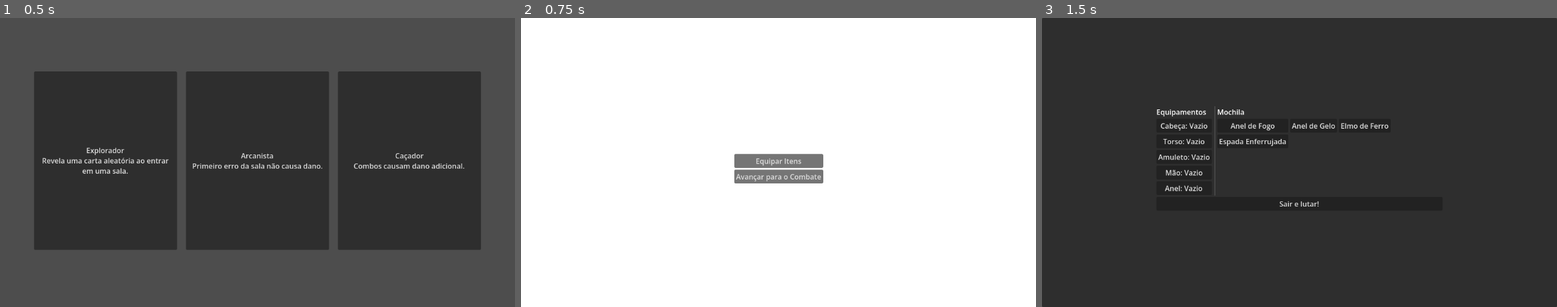
Above: before the commit, frames 1-3 (left to right).
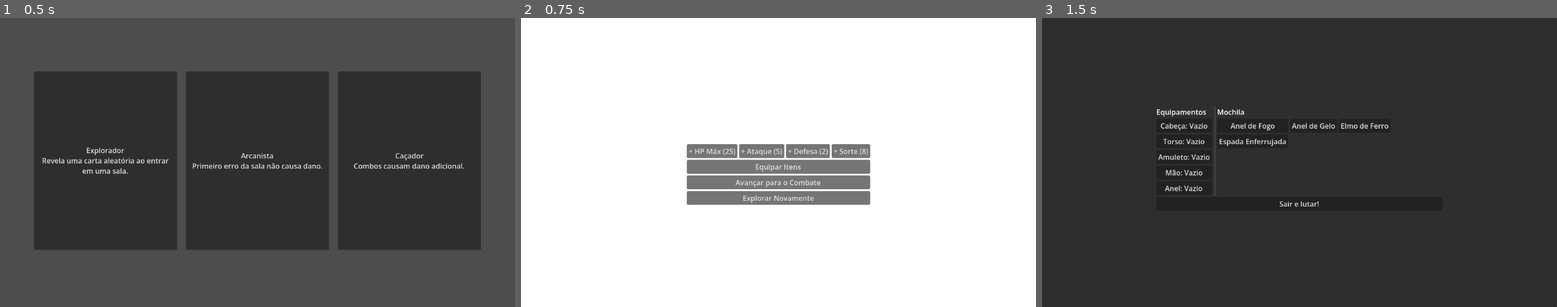
Above: after the commit, the same moments.

Repository: Italojztrindade/echo
Game: Godot game, scene res://scenes/CharacterSelect.tscn
Same seed, same stepped clock (60 frames per second), same inputs: the game is played once before the commit and once after it.
Inputs:
- Up to frame 1 (0.5 s): no input
- Up to frame 2 (0.75 s): click "Explorador Revela uma carta a…" at 0.5 s
- Up to frame 3 (1.5 s): click "Equipar Itens" at 1.25 s

Frame 1 is identical in both runs. In frame 2, 6.1% of the frame differs, in the area x 32-68%, y 43-65%; in frame 3, nothing differs.

Commit message:
desenvolvimento
implementação de repetição de salas e log do combate.

Diff:
--- a/PreparationScreen.gd
+++ /dev/null
@@ -1,17 +0,0 @@
-extends Control
-
-@onready var inventory_button = %InventoryButton
-@onready var start_combat_button = %StartCombatButton
-
-func _ready() -> void:
-	# Conecta os botões ao fluxo
-	inventory_button.pressed.connect(_on_open_inventory)
-	start_combat_button.pressed.connect(_on_start_combat)
-
-func _on_open_inventory() -> void:
-	# Carrega a cena da mochila
-	get_tree().change_scene_to_file("res://scenes/InventoryScreen.tscn")
-
-func _on_start_combat() -> void:
-	# Carrega a cena do tabuleiro
-	get_tree().change_scene_to_file("res://scenes/Board.tscn")
--- a/core/CombatManager.gd
+++ b/core/CombatManager.gd
@@ -87,11 +87,13 @@
 	_processing_turn = true
 	if _current_enemy_data != null and _enemy_current_hp > 0:
 		_gain_energy(1)
-		_deal_damage_to_enemy(_base_player_damage)
+		_deal_damage_to_enemy(_player_data.stats.base_attack)
 		print("Sucesso! Processou apenas MATCH.")
 
 	# Espera a engine virar para o próximo frame (milissegundos) e então destrava
 	await get_tree().process_frame
+	if not is_inside_tree():
+		return
 	_processing_turn = false
 	_ability_used_this_turn = false
 
@@ -133,41 +135,41 @@
 func _deal_damage_to_enemy(amount: int) -> void:
 	# 1. Dano Base (Ataque natural + Equipamentos)
 	var bonus_damage = InventoryManager.get_total_modifier("damage")
-	# Transformamos em FLOAT para não perder casas decimais durante as multiplicações
-	var dano_calculado: float = float(amount + bonus_damage)
+	var subtotal_inicial = amount + bonus_damage
+	var dano_calculado: float = float(subtotal_inicial)
 
 	print("\n--- INÍCIO DO CÁLCULO DE DANO ---")
-	print("Base: ", amount, " | Bônus Equip: ", bonus_damage, " | Subtotal: ", dano_calculado)
+	print("Base: %d | Bônus Equip: %d | Subtotal: %.1f" % [amount, bonus_damage, dano_calculado])
 
 	# 2. Multiplicador do Caçador
 	if _hunter_energy_consumed > 0:
 		var multiplicador_cacador = 1.0 + (float(_hunter_energy_consumed) * 0.1)
 		dano_calculado *= multiplicador_cacador
 		_hunter_energy_consumed = 0 # Reseta o multiplicador
-		print("Passiva Caçador (x", multiplicador_cacador, ") -> Subtotal: ", dano_calculado)
+		print("Passiva Caçador (x%.1f) -> Subtotal: %.1f" % [multiplicador_cacador, dano_calculado])
 
 	# 3. Multiplicador de Crítico (Sorte)
-	var player_luck = 10 # Temporário até o CharacterStats.gd
+	var player_luck = _player_data.stats.base_luck # Temporário até o CharacterStats.gd
 	var is_critical = (randi() % 100) < player_luck
 	if is_critical:
 		dano_calculado *= 1.5 # Crítico causa 50% de dano extra
-		print("ACERTO CRÍTICO! (x1.5) -> Subtotal: ", dano_calculado)
+		print("ACERTO CRÍTICO! (x1.5) -> Subtotal: %.1f" % dano_calculado)
 
 	# 4. Multiplicador Especial (Se ativado)
 	if _special_active_this_turn:
 		dano_calculado *= 2.0
 		_special_active_this_turn = false # Consome o brilho do botão
-		print("ATAQUE ESPECIAL! (x2.0) -> Subtotal: ", dano_calculado)
+		print("ATAQUE ESPECIAL! (x2.0) -> Subtotal: %.1f" % dano_calculado)
 
 	# 5. Fechamento: Defesa Inimiga e Conversão para Inteiro
-	var enemy_defense = 2 # Temporário
+	var enemy_defense = _current_enemy_data.stats.base_defense # Temporário
 
 	# Agora sim convertemos o montante total de volta para Int e subtraímos a defesa
 	var final_damage: int = int(dano_calculado) - enemy_defense
 	final_damage = max(1, final_damage) # Garante que cause no mínimo 1 de dano
 
-	print("Defesa Inimiga: -", enemy_defense, " | DANO FINAL APLICADO: ", final_damage)
-	print("---------------------------------\n")
+	print("Defesa Inimiga: %d | DANO FINAL APLICADO: %d" % [enemy_defense, final_damage])
+	print("-----------------------------------\n")
 
 	# 6. Subtrai o HP real e trava no zero
 	_enemy_current_hp -= final_damage
--- a/core/RunManager.gd
+++ b/core/RunManager.gd
@@ -3,7 +3,7 @@
 var current_player: PlayerData = null
 var current_player_hp: int = 0
 var has_special_stored: bool = false
-var current_floor: int = 1
+var current_floor: int = 0
 
 # --- POOLS DE INIMIGOS POR DIFICULDADE ---
 # Preload garante que o arquivo já esteja carregado na memória para evitar travamentos na hora de instanciar
@@ -37,10 +37,10 @@
 
 # Método chamado pela tela de seleção para inicializar a sessão
 func start_new_run(player_data: PlayerData) -> void:
-	current_player = player_data
+	current_player = player_data.duplicate(true)
 	current_player_hp = player_data.stats.max_hp
 	CombatManager.reset_combat_state()
-	current_floor = 1
+	current_floor = 0
 
 	get_tree().change_scene_to_file("res://scenes/PreparationScreen.tscn")
 
@@ -71,12 +71,10 @@
 # Retorna o inimigo do andar atual (faz um loop na lista se chegarmos ao fim)
 
 func _on_enemy_defeated() -> void:
-	current_floor += 1
-	print("Inimigo derrotado! Avançando para o andar ", current_floor)
+	print("Inimigo derrotado! Retornando ao Acampamento...")
 
-	# Aguarda um breve momento para o jogador ver o inimigo morrer, depois recarrega a sala
-	# await get_tree().create_timer(1.5).timeout
-	# get_tree().reload_current_scene()
+	# Retorna o jogador para a Sala de Preparação (onde ele escolhe se avança ou repete)
+	get_tree().change_scene_to_file("res://scenes/PreparationScreen.tscn")
 
 func reset_run() -> void:
 	current_floor = 1
--- a/data/status_aranha.tres
+++ b/data/status_aranha.tres
@@ -8,4 +8,5 @@
 base_attack = 4
 base_defense = 1
 max_mp = 3
+xp_reward = 30
 metadata/_custom_type_script = "uid://c17xjpglpupvk"
--- a/data/status_esqueleto.tres
+++ b/data/status_esqueleto.tres
@@ -9,4 +9,5 @@
 base_defense = 3
 base_luck = 12
 max_mp = 4
+xp_reward = 60
 metadata/_custom_type_script = "uid://c17xjpglpupvk"
--- a/data/status_goblin.tres
+++ b/data/status_goblin.tres
@@ -8,4 +8,5 @@
 base_defense = 1
 base_luck = 10
 max_mp = 0
+xp_reward = 32
 metadata/_custom_type_script = "uid://c17xjpglpupvk"
--- a/data/status_lobo.tres
+++ b/data/status_lobo.tres
@@ -9,4 +9,5 @@
 base_defense = 2
 base_luck = 8
 max_mp = 0
+xp_reward = 60
 metadata/_custom_type_script = "uid://c17xjpglpupvk"
--- a/data/status_morcego.tres
+++ b/data/status_morcego.tres
@@ -8,4 +8,5 @@
 base_attack = 3
 base_luck = 15
 max_mp = 2
+xp_reward = 9
 metadata/_custom_type_script = "uid://c17xjpglpupvk"
--- a/data/status_ogro.tres
+++ b/data/status_ogro.tres
@@ -8,4 +8,5 @@
 base_attack = 15
 base_defense = 8
 max_mp = 10
+xp_reward = 300
 metadata/_custom_type_script = "uid://c17xjpglpupvk"
--- a/data/status_orc.tres
+++ b/data/status_orc.tres
@@ -8,4 +8,5 @@
 base_attack = 10
 base_defense = 4
 max_mp = 0
+xp_reward = 80
 metadata/_custom_type_script = "uid://c17xjpglpupvk"
--- a/data/status_slime.tres
+++ b/data/status_slime.tres
@@ -8,4 +8,5 @@
 base_attack = 2
 base_luck = 0
 max_mp = 0
+xp_reward = 8
 metadata/_custom_type_script = "uid://c17xjpglpupvk"
--- a/data/status_troll.tres
+++ b/data/status_troll.tres
@@ -8,4 +8,5 @@
 base_attack = 11
 base_defense = 6
 base_luck = 2
+xp_reward = 85
 metadata/_custom_type_script = "uid://c17xjpglpupvk"
--- a/data/status_zumbi.tres
+++ b/data/status_zumbi.tres
@@ -9,4 +9,5 @@
 base_defense = 2
 base_luck = 0
 max_mp = 0
+xp_reward = 33
 metadata/_custom_type_script = "uid://c17xjpglpupvk"
--- a/resources/CharacterStats.gd
+++ b/resources/CharacterStats.gd
@@ -8,6 +8,7 @@
 @export var base_defense: int = 0
 @export var base_luck: int = 5 # Representa % de chance de crítico
 @export var max_mp: int = 5
+@export var xp_reward: int = 15 # Valor padrão
 
 # Função utilitária para facilitar se precisarmos duplicar/clonar status no futuro
 func get_clone() -> CharacterStats:
--- a/resources/PlayerData.gd
+++ b/resources/PlayerData.gd
@@ -7,6 +7,10 @@
 
 @export_category("Base Stats")
 @export var stats: CharacterStats
+@export var current_level: int = 1
+@export var current_xp: int = 0
+@export var xp_required_for_next_level: int = 100
+@export var unspent_stat_points: int = 5
 
 
 @export_category("Passive Skill")
--- a/scenes/Board.gd
+++ b/scenes/Board.gd
@@ -16,7 +16,8 @@
 
 func _ready() -> void:
 	SignalBus.force_reveal_random_card.connect(_on_force_reveal_random_card)
-
+	SignalBus.is_board_locked = false
+	SignalBus.current_flips = 0
 	SignalBus.game_over.connect(_on_game_over)
 	SignalBus.card_flipped.connect(_on_card_flipped)
 
@@ -97,11 +98,17 @@
 		await get_tree().create_timer(1.0).timeout
 		_resolve_turn()
 
+		if not is_inside_tree():
+			return
+
 		_flipped_cards.clear()
 		SignalBus.flips_allowed_this_turn = 2
 
 		SignalBus.current_flips = 0
 		await get_tree().create_timer(0.3).timeout
+
+		if not is_inside_tree():
+			return
 
 		if _matched_pairs >= 8:
 			_reload_board_mid_combat()
--- a/scenes/InventoryScreen.tscn
+++ b/scenes/InventoryScreen.tscn
@@ -1,6 +1,6 @@
 [gd_scene format=3 uid="uid://bsuqp66pmvvox"]
 
-[ext_resource type="Script" uid="uid://d4gkamogy0m2h" path="res://InventoryScreen.gd" id="1_12pr3"]
+[ext_resource type="Script" uid="uid://d4gkamogy0m2h" path="res://scenes/InventoryScreen.gd" id="1_12pr3"]
 
 [node name="InventoryScreen" type="Control" unique_id=1087915625]
 layout_mode = 3
--- /dev/null
+++ b/scenes/PreparationScreen.gd
@@ -0,0 +1,121 @@
+extends Control
+
+@onready var inventory_button = %InventoryButton
+@onready var start_combat_button = %StartCombatButton
+
+# atributos
+@onready var title_label = $VBoxContainer/TitleLabel
+@onready var level_info_label = %LevelInfoLabel
+@onready var btn_upgrade_hp = %BtnUpgradeHP
+@onready var btn_upgrade_atk = %BtnUpgradeATK
+@onready var btn_upgrade_def = %BtnUpgradeDEF
+@onready var btn_upgrade_luck = %BtnUpgradeLUCK
+@onready var repeat_floor_button = %RepeatFloorButton
+
+func _ready() -> void:
+	# Conecta os botões ao fluxo
+	inventory_button.pressed.connect(_on_open_inventory)
+	start_combat_button.pressed.connect(_on_advance_floor)
+	repeat_floor_button.pressed.connect(_on_repeat_floor)
+
+	btn_upgrade_hp.pressed.connect(func(): _upgrade_stat("hp"))
+	btn_upgrade_atk.pressed.connect(func(): _upgrade_stat("atk"))
+	btn_upgrade_def.pressed.connect(func(): _upgrade_stat("def"))
+	btn_upgrade_luck.pressed.connect(func(): _upgrade_stat("luck"))
+	_update_ui()
+
+func _update_ui() -> void:
+	var player = RunManager.current_player
+	var boss_floor = 8
+	if player == null: return
+
+	title_label.text = "Acampamento - " + player.character_name
+
+	# Mostra o Nível e a XP
+	level_info_label.text = "Nível: %d | XP: %d/%d | Pontos: %d" % [
+		player.current_level, player.current_xp, player.xp_required_for_next_level, player.unspent_stat_points
+	]
+
+	# Mostra quanto ele tem daquele status atualmente no botão
+	btn_upgrade_hp.text = "+ HP Máx (" + str(player.stats.max_hp) + ")"
+	btn_upgrade_atk.text = "+ Ataque (" + str(player.stats.base_attack) + ")"
+	btn_upgrade_def.text = "+ Defesa (" + str(player.stats.base_defense) + ")"
+	btn_upgrade_luck.text = "+ Sorte (" + str(player.stats.base_luck) + ")"
+
+	# Trava os botões se ele não tiver pontos para gastar
+	var can_upgrade = player.unspent_stat_points > 0
+	btn_upgrade_hp.disabled = !can_upgrade
+	btn_upgrade_atk.disabled = !can_upgrade
+	btn_upgrade_def.disabled = !can_upgrade
+	btn_upgrade_luck.disabled = !can_upgrade
+
+	if RunManager.current_floor == 0:
+		# Acabou de iniciar a run. Não há o que repetir.
+		repeat_floor_button.visible = false
+		start_combat_button.text = "Iniciar Jornada (Andar 1)"
+		start_combat_button.modulate = Color(1, 1, 1)
+
+	elif RunManager.current_floor >= boss_floor:
+		# Andar do Boss
+		repeat_floor_button.visible = false
+		start_combat_button.text = "Enfrentar o Chefe!"
+		start_combat_button.modulate = Color(0.9, 0.2, 0.2)
+
+	else:
+		# Andares normais (1 ao 7)
+		repeat_floor_button.visible = true
+		start_combat_button.text = "Avançar para Andar " + str(RunManager.current_floor + 1)
+		start_combat_button.modulate = Color(1, 1, 1)
+
+	if RunManager.current_floor >= boss_floor:
+		# Se for o andar do Boss, esconde o botão de repetir
+		repeat_floor_button.visible = false
+
+		# (Opcional) Muda o texto do botão principal para dar um clima épico
+		start_combat_button.text = "Enfrentar o Chefe!"
+		start_combat_button.modulate = Color(0.9, 0.2, 0.2) # Deixa o botão vermelho
+	else:
+		repeat_floor_button.visible = true
+		start_combat_button.text = "Avançar para o Combate"
+		start_combat_button.modulate = Color(1, 1, 1) # Cor original
+
+# Função responsável por gastar o ponto e aumentar o status
+func _upgrade_stat(stat_type: String) -> void:
+	var player = RunManager.current_player
+
+	# Proteção dupla
+	if player.unspent_stat_points <= 0: return
+
+	# Gasta 1 ponto
+	player.unspent_stat_points -= 1
+
+	# Aplica o bônus dependendo de onde ele clicou
+	match stat_type:
+		"hp":
+			player.stats.max_hp += 5 # HP sobe de 5 em 5
+			RunManager.current_player_hp += 5 # Já cura o jogador na hora também!
+		"atk":
+			player.stats.base_attack += 10
+		"def":
+			player.stats.base_defense += 10
+		"luck":
+			player.stats.base_luck += 1
+
+	# Atualiza a tela para refletir a compra
+	_update_ui()
+func _on_open_inventory() -> void:
+	# Carrega a cena da mochila
+	get_tree().change_scene_to_file("res://scenes/InventoryScreen.tscn")
+
+func _on_start_combat() -> void:
+	# Carrega a cena do tabuleiro
+	get_tree().change_scene_to_file("res://scenes/Board.tscn")
+
+func _on_advance_floor() -> void:
+	RunManager.current_floor += 1 # Sobe o andar apenas aqui!
+	get_tree().change_scene_to_file("res://scenes/Board.tscn")
+
+
+func _on_repeat_floor() -> void:
+	# Não soma nada no current_floor, apenas recarrega o combate
+	get_tree().change_scene_to_file("res://scenes/Board.tscn")
--- a/scenes/PreparationScreen.tscn
+++ b/scenes/PreparationScreen.tscn
@@ -1,6 +1,6 @@
 [gd_scene format=3 uid="uid://3vir4v20nl5e"]
 
-[ext_resource type="Script" uid="uid://bn3p4cphvhqml" path="res://PreparationScreen.gd" id="1_h4ps4"]
+[ext_resource type="Script" uid="uid://bn3p4cphvhqml" path="res://scenes/PreparationScreen.gd" id="1_h4ps4"]
 
 [node name="PreparationScreen" type="Control" unique_id=1860817324]
 layout_mode = 3
@@ -36,6 +36,29 @@
 [node name="TitleLabel" type="Label" parent="VBoxContainer" unique_id=478695532]
 layout_mode = 2
 
+[node name="LevelInfoLabel" type="Label" parent="VBoxContainer" unique_id=2065872195]
+unique_name_in_owner = true
+layout_mode = 2
+
+[node name="StatsContainer" type="HBoxContainer" parent="VBoxContainer" unique_id=526774808]
+layout_mode = 2
+
+[node name="BtnUpgradeHP" type="Button" parent="VBoxContainer/StatsContainer" unique_id=1753865910]
+unique_name_in_owner = true
+layout_mode = 2
+
+[node name="BtnUpgradeATK" type="Button" parent="VBoxContainer/StatsContainer" unique_id=999955803]
+unique_name_in_owner = true
+layout_mode = 2
+
+[node name="BtnUpgradeDEF" type="Button" parent="VBoxContainer/StatsContainer" unique_id=478425563]
+unique_name_in_owner = true
+layout_mode = 2
+
+[node name="BtnUpgradeLUCK" type="Button" parent="VBoxContainer/StatsContainer" unique_id=2022646918]
+unique_name_in_owner = true
+layout_mode = 2
+
 [node name="InventoryButton" type="Button" parent="VBoxContainer" unique_id=681372686]
 unique_name_in_owner = true
 layout_mode = 2
@@ -45,3 +68,8 @@
 unique_name_in_owner = true
 layout_mode = 2
 text = "Avançar para o Combate"
+
+[node name="RepeatFloorButton" type="Button" parent="VBoxContainer" unique_id=134344687]
+unique_name_in_owner = true
+layout_mode = 2
+text = "Explorar Novamente"
Renamed: InventoryScreen.gd -> scenes/InventoryScreen.gd
Renamed: InventoryScreen.gd.uid -> scenes/InventoryScreen.gd.uid
Renamed: PreparationScreen.gd.uid -> scenes/PreparationScreen.gd.uid
